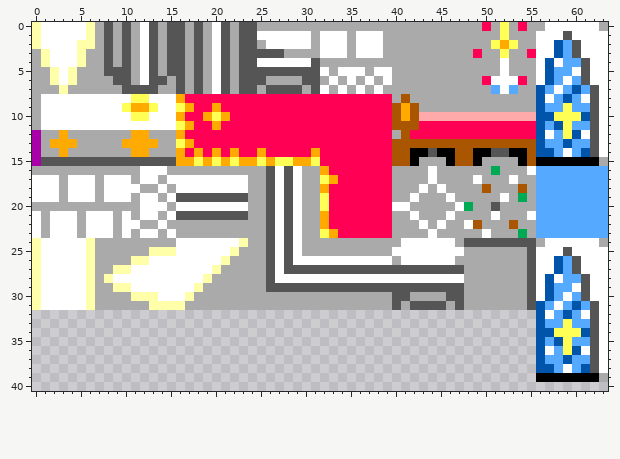
Pixel-art sprite: map/tile5.png. The first picture shows the starting point.
The file is 64x64 pixels. Shown: x 0..63, y 0..40.
Now the later version:
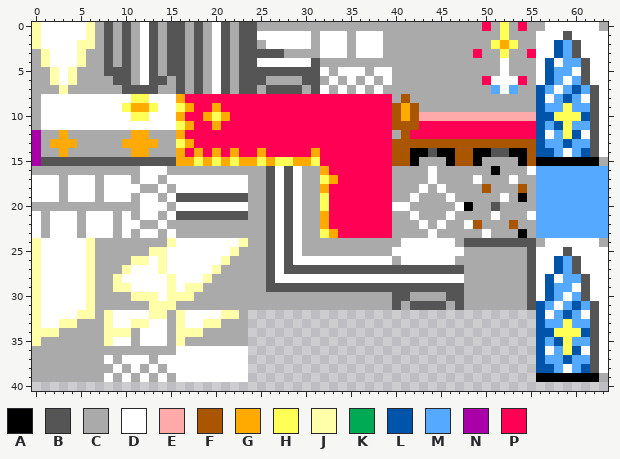
Palette (. is transparent): A #000000  B #555555  C #aaaaaa  D #ffffff  E #ffaaaa  F #aa5500  G #ffaa00  H #ffff55  J #ffffaa  K #00aa55  L #0055aa  M #55aaff  N #aa00aa  P #ff0055
Message: masite: automatically update tile image if modified
Changes in this commit:
The edit turns colour K into colour A in row 16 at x 51; in row 19 at x 54; in row 20 at x 48; in row 23 at x 54.
There is now colour C in row 32 at x 7, 15 and 23; in row 33 at x 5 to 7, 15 and 21 to 23; in row 34 at x 3 to 7, 11, 15 and 19 to 23; in row 35 at x 1 to 7, 11, 15 and 17 to 23; in row 36 at x 0 to 15; in row 37 at x 0 to 7, 9 and 13.
There is now colour C in row 38 at x 0 to 8, 10, 12 and 14; in row 39 at x 0 to 7, 9, 11, 13 and 15.
The edit turns colour J into colour C in row 27 at x 9; in row 28 at x 8; in row 31 at x 16.
There is now colour D in row 32 at x 1 to 4, 9 to 12 and 17 to 20; in row 33 at x 1 to 2, 9 to 10, 13 to 14 and 17 to 18; in row 34 at x 12 to 14; in row 35 at x 9 to 10 and 12 to 14; in row 36 at x 16 to 23; in row 37 at x 8, 10 to 12 and 14 to 23.
There is now colour D in row 38 at x 9, 11, 13 and 15 to 23; in row 39 at x 8, 10, 12, 14 and 16 to 23.
The edit turns colour J into colour D in row 25 at x 15.
There is now colour J in row 32 at x 0, 5 to 6, 8, 13 to 14, 16 and 21 to 22; in row 33 at x 0, 3 to 4, 8, 11 to 12, 16 and 19 to 20; in row 34 at x 0 to 2, 8 to 10 and 16 to 18; in row 35 at x 0, 8 and 16.
The edit turns colour C into colour J in row 24 at x 15.
The edit turns colour D into colour J in rows 26 to 27 at x 14; in row 28 at x 9 and 15; in row 29 at x 15 and 17; in row 30 at x 15 to 16.
Where, in picture pixels (left, top, right, bottom), the same in both pictures:
changed: (464, 166, 527, 238)
changed: (32, 238, 248, 382)
